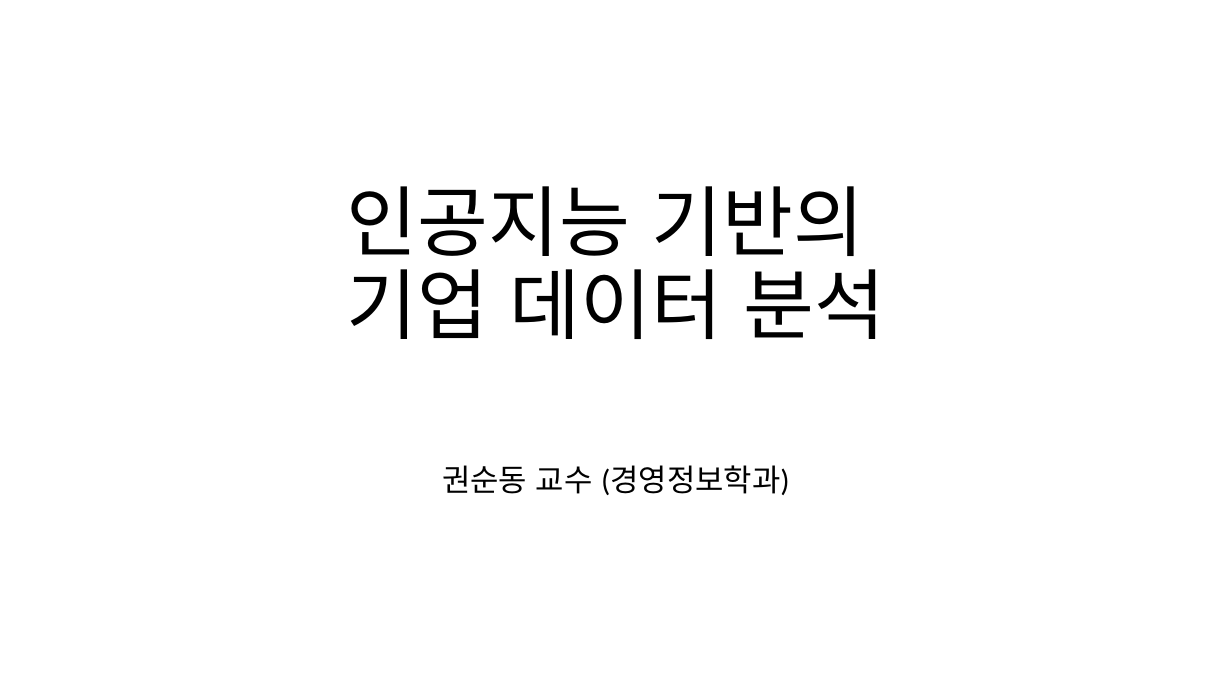
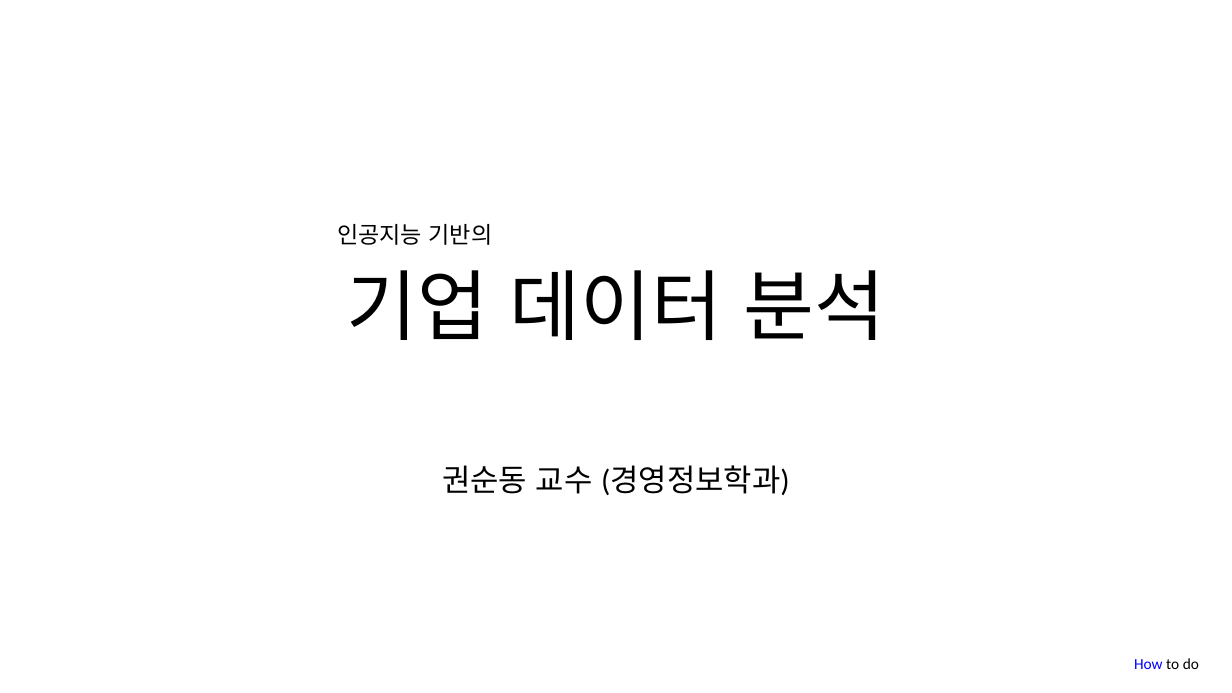
Before and after one commit to SalguAlmond/SalguAlmond, a slide deck: slide 1 of 인공지능 기반의 기업 데이터 분석.pptx. Drawn at 1232x693 pixels with LibreOffice and Linux fonts; fonts in the diff are those of the drawing. Boxes give left, top, right and bottom in pixels: in the first picture for what was removed or moved away, otherwise in the second. Text is boxed around its words. In the diff, an @@ line names an element or a change of style, - is before the commit and + after.

```diff
--- a/인공지능 기반의 기업 데이터 분석.pptx
+++ b/인공지능 기반의 기업 데이터 분석.pptx
@@ text added at [337,224,493,245], 18 pt, text #000000 @@
+인공지능 기반의
@@ title at [346,270,886,340]: text changed @@
-인공지능 기반의
-기업 데이터 분석
+기업 데이터 분석
@@ text added at [1134,658,1199,669], 12 pt, text #000000 @@
+How to do
```
Also in this commit, not shown: 3 other slides changed, 4 slides added, 1 other file.
